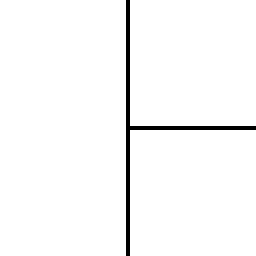
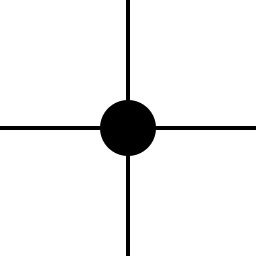
Two versions of the same layered image (256 × 256). Layer-by-layer changes:
showed "Layer #4", painted on it over [100, 100, 156, 156]
showed "Layer" over [0, 126, 126, 130]
